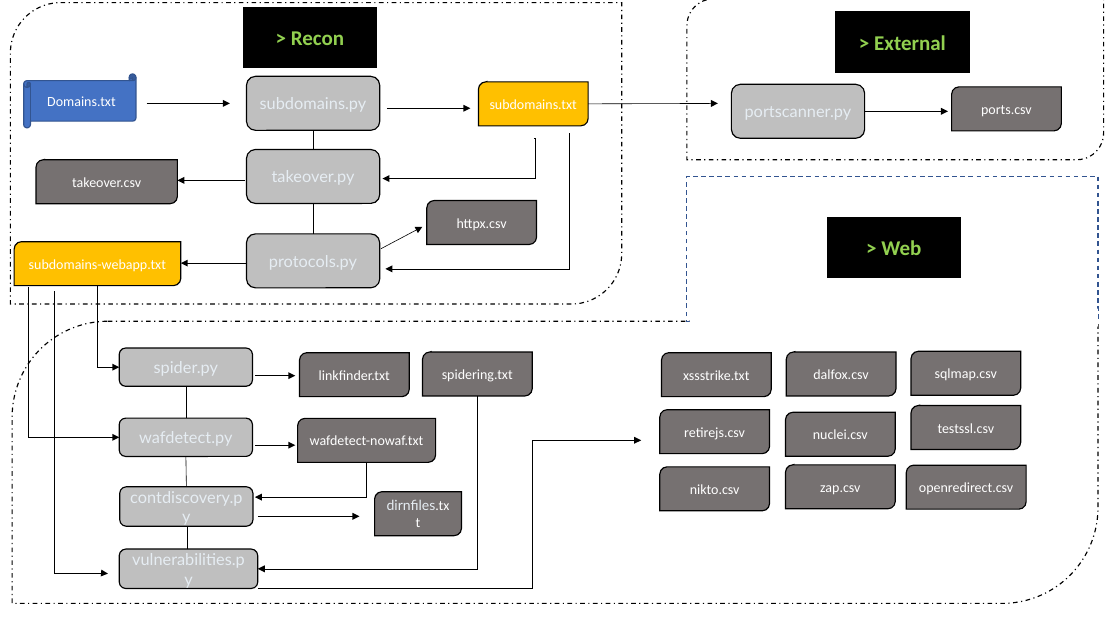
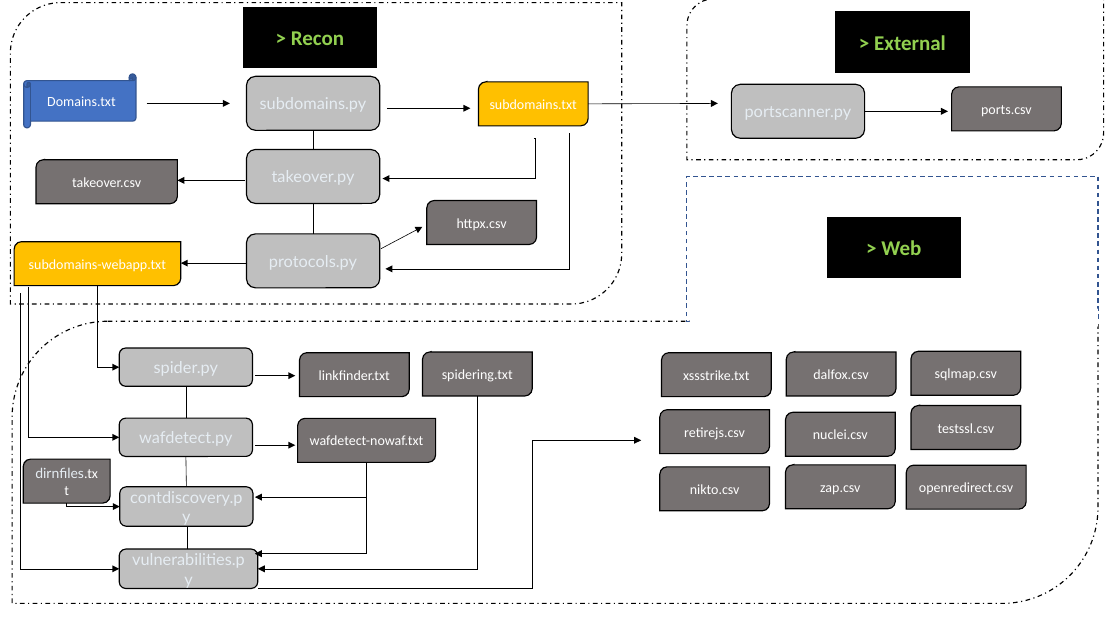
Before and after one commit to badBounty/HunterXL, a slide deck: slide 1 of workflow.pptx. Drawn at 1120x630 pixels with LibreOffice and Linux fonts; fonts in the diff are those of the drawing. Boxes give left, top, right and bottom in pixels: in the first picture for what was removed or moved away, otherwise in the second. Text is boxed around its words. In the diff, an @@ line names an element or a change of style, - is before the commit and + after.

```diff
--- a/workflow.pptx
+++ b/workflow.pptx
@@ elbow arrow moved from (55, 292) - (108, 574) to (20, 293) - (119, 569) @@
@@ round diag rect "dirnfiles.txt": place and size @@
-round diag rect "dirnfiles.txt" at bbox=[375, 492, 461, 535]
+round diag rect "dirnfiles.txt" at bbox=[24, 460, 110, 503]
@@ elbow arrow added from (367, 462) to (255, 554), #000000 0.5 pt @@
@@ elbow arrow added from (66, 503) to (120, 507), #000000 0.5 pt @@
@@ arrow removed from (258, 517) to (360, 517) @@
```
Also in this commit, not shown: 1 other file.
